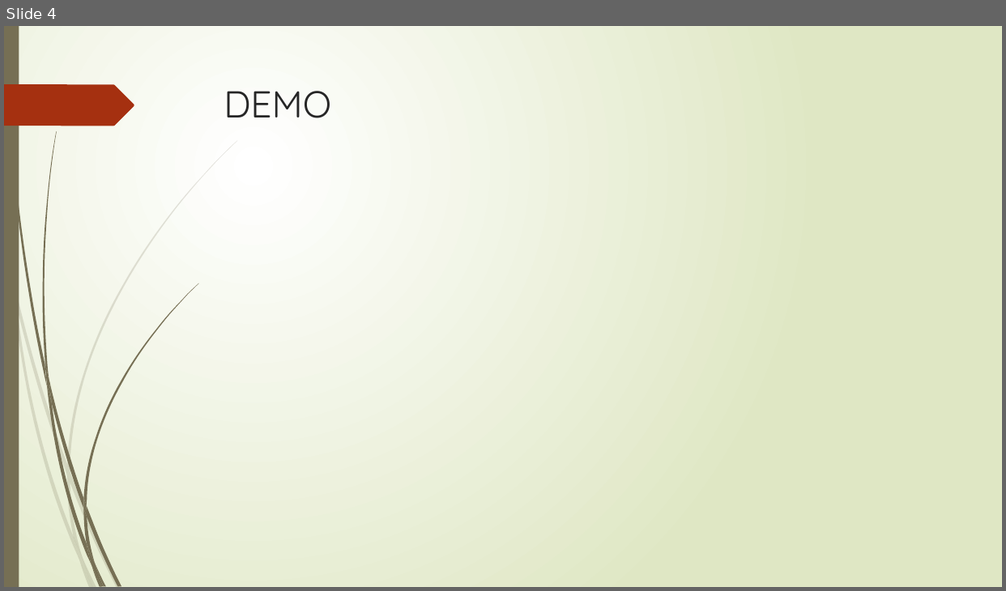
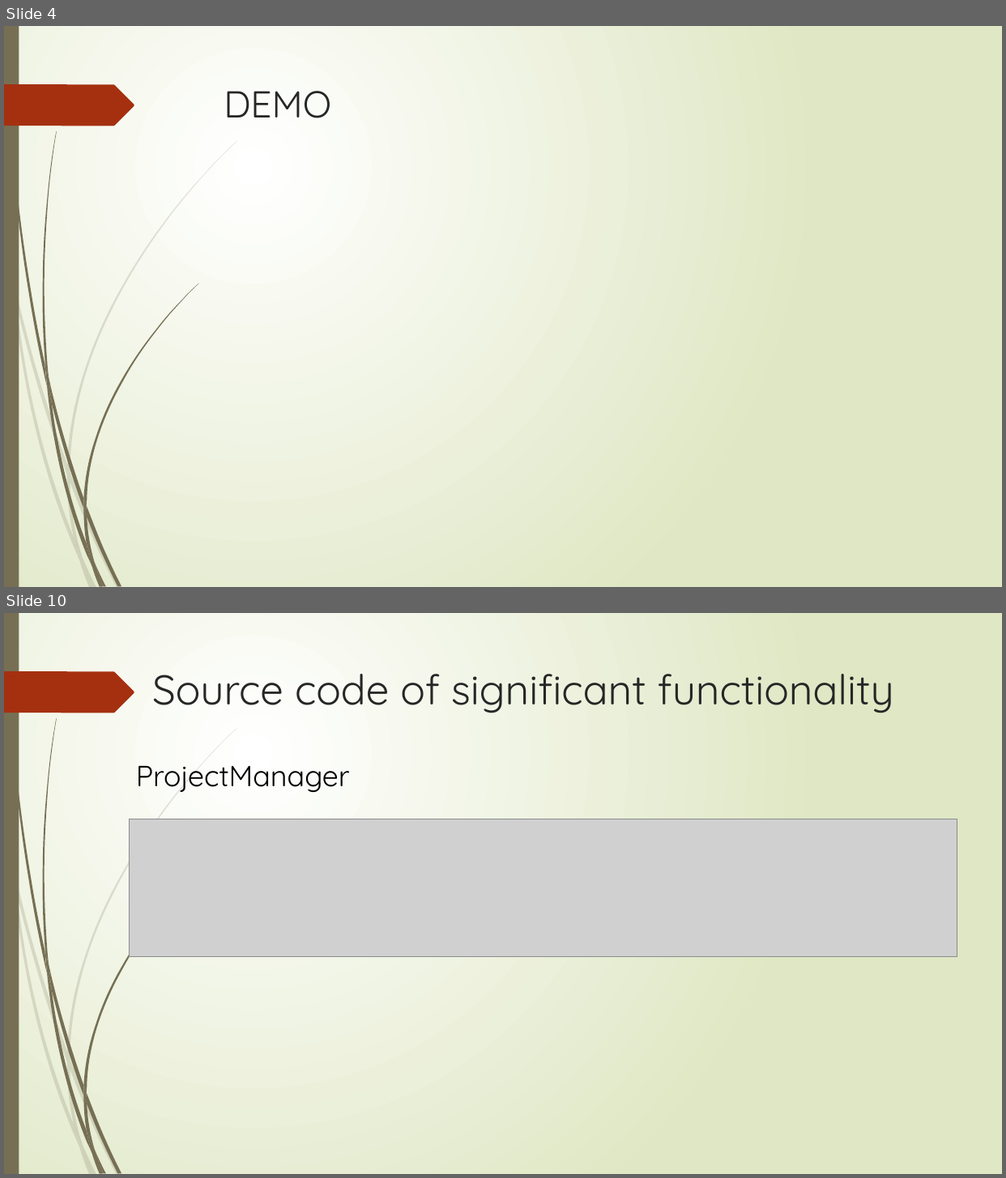
Before and after one commit to LuJoker/OOAD_RMS, a slide deck: document/OOAD_Final_demo.pptx. Shown one above the other, each under a label of ours: slide 4 before the commit, slides 4 and 10 after it; the slides between them are not shown. The pictures are 1006x591 and 1006x1178 pixels, drawn with LibreOffice and Linux fonts; fonts in the diff are those of the drawing; grey boxes stand for pictures. Boxes give left, top, right and bottom in pixels: in the first picture for what was removed or moved away, otherwise in the second. Text is boxed around its words. In the diff, an @@ line names an element or a change of style, - is before the commit and + after.

```diff
--- a/document/OOAD_Final_demo.pptx
+++ b/document/OOAD_Final_demo.pptx
@@ slide 10 added at <box>4,613,1002,1174</box>, background gradient #FFFFFF to #DFE8C4; not listed: 24 template elements that a slide beside it also shows @@
@@ text added at <box>152,674,894,713</box>, 40 pt, text #262626 @@
+Source code of significant functionality
@@ text added at <box>136,765,350,793</box>, 28 pt, text #000000 @@
+ProjectManager
@@ picture added at <box>130,820,957,956</box> @@
```
Also in this commit, not shown: 5 slides changed, 4 other slides added, 1 slide removed, 4 other files.
